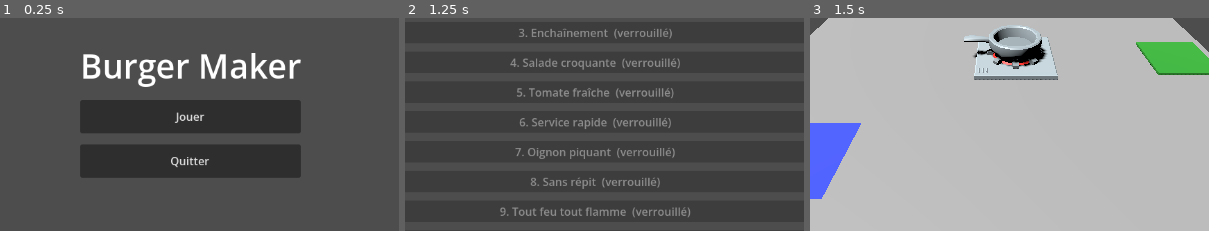
Above: before the commit, frames 1-3 (left to right).
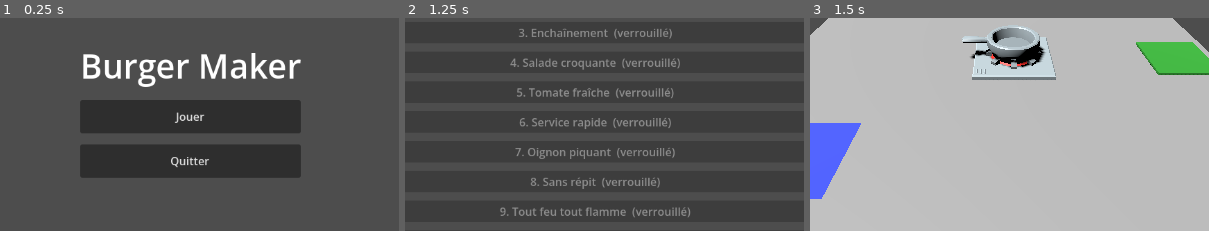
Above: after the commit, the same moments.

Repository: arthur-mdn/Godot-Burger-Maker
Game: Godot game, scene res://Scenes/MainMenu.tscn
The game is run twice, just before and just after one commit, with the same random seed, the same clock (stepped at 60 frames per second) and the same inputs.
Inputs:
- Up to frame 1 (0.25 s): no input
- Up to frame 2 (1.25 s): click "Jouer" at 0.5 s
- Up to frame 3 (1.5 s): click "1. Premier flip" at 1.25 s
The pictures show only the part of the screen within x 26-76%, y 31-81%; the shares and areas given below are measured in that part.

Frames 1-2 are identical in both runs. In frame 3, 1.1% of the frame differs, in the area x 38-63%, y 3-30%.

Commit message:
Move cooking stations

Diff:
--- a/Scenes/main.tscn
+++ b/Scenes/main.tscn
@@ -8,11 +8,29 @@
 [ext_resource type="Script" uid="uid://c78nbccfty34y" path="res://Scripts/order_manager.gd" id="7_6bp64"]
 [ext_resource type="PackedScene" uid="uid://c2cnq2dxoljcq" path="res://Scenes/CuttingBoard.tscn" id="7_cb"]
 [ext_resource type="PackedScene" uid="uid://dyiu5aj8yyv8d" path="res://Scenes/ServingStation.tscn" id="8_344ge"]
-[ext_resource type="Texture2D" path="res://Assets/UI/icon_star.svg" id="9_star"]
-[ext_resource type="Texture2D" path="res://Assets/UI/icon_check.svg" id="10_check"]
-[ext_resource type="Texture2D" path="res://Assets/UI/icon_cross.svg" id="11_cross"]
-[ext_resource type="Texture2D" path="res://Assets/UI/icon_timer.svg" id="12_timer"]
-[ext_resource type="FontFile" path="res://Assets/Fonts/Nunito-ExtraBold.woff" id="13_font"]
+[ext_resource type="Texture2D" uid="uid://c7p7xxvi0fpn0" path="res://Assets/UI/icon_star.svg" id="9_star"]
+[ext_resource type="Texture2D" uid="uid://te77qiabjyht" path="res://Assets/UI/icon_check.svg" id="10_check"]
+[ext_resource type="Texture2D" uid="uid://pd6qodfaoxqy" path="res://Assets/UI/icon_cross.svg" id="11_cross"]
+[ext_resource type="Texture2D" uid="uid://buuuludl0trbt" path="res://Assets/UI/icon_timer.svg" id="12_timer"]
+[ext_resource type="FontFile" uid="uid://bciv5pntstqb2" path="res://Assets/Fonts/Nunito-ExtraBold.woff" id="13_font"]
+
+[sub_resource type="PlaneMesh" id="PlaneMesh_7u77a"]
+size = Vector2(10, 10)
+
+[sub_resource type="StyleBoxFlat" id="StyleBoxFlat_timer"]
+bg_color = Color(0.06, 0.06, 0.08, 0.95)
+border_width_left = 3
+border_width_top = 3
+border_width_right = 3
+border_width_bottom = 3
+border_color = Color(0.353, 0.667, 1, 1)
+corner_radius_top_left = 16
+corner_radius_top_right = 16
+corner_radius_bottom_right = 16
+corner_radius_bottom_left = 16
+shadow_color = Color(0, 0, 0, 0.4)
+shadow_size = 6
+shadow_offset = Vector2(0, 3)
 
 [sub_resource type="FontVariation" id="Font_title"]
 base_font = ExtResource("13_font")
@@ -65,24 +83,6 @@
 shadow_size = 6
 shadow_offset = Vector2(0, 3)
 
-[sub_resource type="StyleBoxFlat" id="StyleBoxFlat_timer"]
-bg_color = Color(0.06, 0.06, 0.08, 0.95)
-border_width_left = 3
-border_width_top = 3
-border_width_right = 3
-border_width_bottom = 3
-border_color = Color(0.353, 0.667, 1, 1)
-corner_radius_top_left = 16
-corner_radius_top_right = 16
-corner_radius_bottom_right = 16
-corner_radius_bottom_left = 16
-shadow_color = Color(0, 0, 0, 0.4)
-shadow_size = 6
-shadow_offset = Vector2(0, 3)
-
-[sub_resource type="PlaneMesh" id="PlaneMesh_7u77a"]
-size = Vector2(10, 10)
-
 [node name="Main" type="Node3D" unique_id=1795970554]
 script = ExtResource("1_bo1nx")
 
@@ -126,10 +126,10 @@
 item_type = 5
 
 [node name="Cooking_1" parent="World/Stations" unique_id=342943021 instance=ExtResource("4_jjvhh")]
-transform = Transform3D(1, 0, 0, 0, 1, 0, 0, 0, 1, 0.04156208, 0, -0.32542658)
+transform = Transform3D(1, 0, 0, 0, 1, 0, 0, 0, 1, 0.066, 0, -0.2860828)
 
 [node name="Cooking_2" parent="World/Stations" unique_id=1783589009 instance=ExtResource("4_jjvhh")]
-transform = Transform3D(1, 0, 0, 0, 1, 0, 0, 0, 1, 0.06577778, 0, -1.9006033)
+transform = Transform3D(1, 0, 0, 0, 1, 0, 0, 0, 1, 0.06577778, 0, -2.030158)
 
 [node name="Cutting_1" parent="World/Stations" unique_id=1178119326 instance=ExtResource("7_cb")]
 transform = Transform3D(1, 0, 0, 0, 1, 0, 0, 0, 1, 0, 0, 3.3990796)
@@ -173,7 +173,7 @@
 scroll_active = false
 autowrap_mode = 0
 
-[node name="TimerCard" type="PanelContainer" parent="CanvasLayer"]
+[node name="TimerCard" type="PanelContainer" parent="CanvasLayer" unique_id=402300884]
 anchors_preset = 5
 anchor_left = 0.5
 anchor_right = 0.5
@@ -184,30 +184,30 @@
 grow_horizontal = 2
 theme_override_styles/panel = SubResource("StyleBoxFlat_timer")
 
-[node name="Margin" type="MarginContainer" parent="CanvasLayer/TimerCard"]
+[node name="Margin" type="MarginContainer" parent="CanvasLayer/TimerCard" unique_id=621004282]
 layout_mode = 2
 theme_override_constants/margin_left = 14
 theme_override_constants/margin_top = 10
 theme_override_constants/margin_right = 14
 theme_override_constants/margin_bottom = 10
 
-[node name="Content" type="VBoxContainer" parent="CanvasLayer/TimerCard/Margin"]
+[node name="Content" type="VBoxContainer" parent="CanvasLayer/TimerCard/Margin" unique_id=1229388971]
 layout_mode = 2
 theme_override_constants/separation = 4
 
-[node name="Header" type="HBoxContainer" parent="CanvasLayer/TimerCard/Margin/Content"]
-layout_mode = 2
+[node name="Header" type="HBoxContainer" parent="CanvasLayer/TimerCard/Margin/Content" unique_id=243714519]
+layout_mode = 2
+theme_override_constants/separation = 6
 alignment = 1
-theme_override_constants/separation = 6
-
-[node name="Icon" type="TextureRect" parent="CanvasLayer/TimerCard/Margin/Content/Header"]
+
+[node name="Icon" type="TextureRect" parent="CanvasLayer/TimerCard/Margin/Content/Header" unique_id=616306272]
 custom_minimum_size = Vector2(20, 20)
 layout_mode = 2
 texture = ExtResource("12_timer")
 expand_mode = 1
 stretch_mode = 5
 
-[node name="Title" type="Label" parent="CanvasLayer/TimerCard/Margin/Content/Header"]
+[node name="Title" type="Label" parent="CanvasLayer/TimerCard/Margin/Content/Header" unique_id=195569180]
 layout_mode = 2
 theme_override_colors/font_color = Color(0.353, 0.667, 1, 1)
 theme_override_fonts/font = SubResource("Font_title")
@@ -215,7 +215,7 @@
 text = "TEMPS RESTANT"
 vertical_alignment = 1
 
-[node name="Value" type="Label" parent="CanvasLayer/TimerCard/Margin/Content"]
+[node name="Value" type="Label" parent="CanvasLayer/TimerCard/Margin/Content" unique_id=944404638]
 layout_mode = 2
 theme_override_colors/font_color = Color(1, 1, 1, 1)
 theme_override_fonts/font = SubResource("Font_value")
@@ -223,7 +223,7 @@
 text = "02:00"
 horizontal_alignment = 1
 
-[node name="GameHUD" type="VBoxContainer" parent="CanvasLayer"]
+[node name="GameHUD" type="VBoxContainer" parent="CanvasLayer" unique_id=1506379]
 anchors_preset = 1
 anchor_left = 1.0
 anchor_right = 1.0
@@ -233,34 +233,34 @@
 grow_horizontal = 0
 theme_override_constants/separation = 10
 
-[node name="ScoreCard" type="PanelContainer" parent="CanvasLayer/GameHUD"]
+[node name="ScoreCard" type="PanelContainer" parent="CanvasLayer/GameHUD" unique_id=2037760708]
 custom_minimum_size = Vector2(200, 0)
 layout_mode = 2
 theme_override_styles/panel = SubResource("StyleBoxFlat_score")
 
-[node name="Margin" type="MarginContainer" parent="CanvasLayer/GameHUD/ScoreCard"]
+[node name="Margin" type="MarginContainer" parent="CanvasLayer/GameHUD/ScoreCard" unique_id=112850167]
 layout_mode = 2
 theme_override_constants/margin_left = 14
 theme_override_constants/margin_top = 10
 theme_override_constants/margin_right = 14
 theme_override_constants/margin_bottom = 10
 
-[node name="Content" type="VBoxContainer" parent="CanvasLayer/GameHUD/ScoreCard/Margin"]
+[node name="Content" type="VBoxContainer" parent="CanvasLayer/GameHUD/ScoreCard/Margin" unique_id=1596741197]
 layout_mode = 2
 theme_override_constants/separation = 4
 
-[node name="Header" type="HBoxContainer" parent="CanvasLayer/GameHUD/ScoreCard/Margin/Content"]
+[node name="Header" type="HBoxContainer" parent="CanvasLayer/GameHUD/ScoreCard/Margin/Content" unique_id=2051558694]
 layout_mode = 2
 theme_override_constants/separation = 6
 
-[node name="Icon" type="TextureRect" parent="CanvasLayer/GameHUD/ScoreCard/Margin/Content/Header"]
+[node name="Icon" type="TextureRect" parent="CanvasLayer/GameHUD/ScoreCard/Margin/Content/Header" unique_id=1140238694]
 custom_minimum_size = Vector2(20, 20)
 layout_mode = 2
 texture = ExtResource("9_star")
 expand_mode = 1
 stretch_mode = 5
 
-[node name="Title" type="Label" parent="CanvasLayer/GameHUD/ScoreCard/Margin/Content/Header"]
+[node name="Title" type="Label" parent="CanvasLayer/GameHUD/ScoreCard/Margin/Content/Header" unique_id=953600844]
 layout_mode = 2
 theme_override_colors/font_color = Color(1, 0.851, 0.239, 1)
 theme_override_fonts/font = SubResource("Font_title")
@@ -268,7 +268,7 @@
 text = "SCORE"
 vertical_alignment = 1
 
-[node name="Value" type="Label" parent="CanvasLayer/GameHUD/ScoreCard/Margin/Content"]
+[node name="Value" type="Label" parent="CanvasLayer/GameHUD/ScoreCard/Margin/Content" unique_id=1964121916]
 layout_mode = 2
 theme_override_colors/font_color = Color(1, 1, 1, 1)
 theme_override_fonts/font = SubResource("Font_value")
@@ -276,34 +276,34 @@
 text = "0"
 horizontal_alignment = 1
 
-[node name="SuccessCard" type="PanelContainer" parent="CanvasLayer/GameHUD"]
+[node name="SuccessCard" type="PanelContainer" parent="CanvasLayer/GameHUD" unique_id=1531729567]
 custom_minimum_size = Vector2(200, 0)
 layout_mode = 2
 theme_override_styles/panel = SubResource("StyleBoxFlat_success")
 
-[node name="Margin" type="MarginContainer" parent="CanvasLayer/GameHUD/SuccessCard"]
+[node name="Margin" type="MarginContainer" parent="CanvasLayer/GameHUD/SuccessCard" unique_id=874263334]
 layout_mode = 2
 theme_override_constants/margin_left = 14
 theme_override_constants/margin_top = 10
 theme_override_constants/margin_right = 14
 theme_override_constants/margin_bottom = 10
 
-[node name="Content" type="VBoxContainer" parent="CanvasLayer/GameHUD/SuccessCard/Margin"]
+[node name="Content" type="VBoxContainer" parent="CanvasLayer/GameHUD/SuccessCard/Margin" unique_id=2118069246]
 layout_mode = 2
 theme_override_constants/separation = 4
 
-[node name="Header" type="HBoxContainer" parent="CanvasLayer/GameHUD/SuccessCard/Margin/Content"]
+[node name="Header" type="HBoxContainer" parent="CanvasLayer/GameHUD/SuccessCard/Margin/Content" unique_id=382978577]
 layout_mode = 2
 theme_override_constants/separation = 6
 
-[node name="Icon" type="TextureRect" parent="CanvasLayer/GameHUD/SuccessCard/Margin/Content/Header"]
+[node name="Icon" type="TextureRect" parent="CanvasLayer/GameHUD/SuccessCard/Margin/Content/Header" unique_id=1146523142]
 custom_minimum_size = Vector2(20, 20)
 layout_mode = 2
 texture = ExtResource("10_check")
 expand_mode = 1
 stretch_mode = 5
 
-[node name="Title" type="Label" parent="CanvasLayer/GameHUD/SuccessCard/Margin/Content/Header"]
+[node name="Title" type="Label" parent="CanvasLayer/GameHUD/SuccessCard/Margin/Content/Header" unique_id=1902378116]
 layout_mode = 2
 theme_override_colors/font_color = Color(0.42, 0.796, 0.467, 1)
 theme_override_fonts/font = SubResource("Font_title")
@@ -311,7 +311,7 @@
 text = "RÉUSSITES"
 vertical_alignment = 1
 
-[node name="Value" type="Label" parent="CanvasLayer/GameHUD/SuccessCard/Margin/Content"]
+[node name="Value" type="Label" parent="CanvasLayer/GameHUD/SuccessCard/Margin/Content" unique_id=1694154257]
 layout_mode = 2
 theme_override_colors/font_color = Color(1, 1, 1, 1)
 theme_override_fonts/font = SubResource("Font_value")
@@ -319,41 +319,41 @@
 text = "0"
 horizontal_alignment = 1
 
-[node name="Hint" type="Label" parent="CanvasLayer/GameHUD/SuccessCard/Margin/Content"]
+[node name="Hint" type="Label" parent="CanvasLayer/GameHUD/SuccessCard/Margin/Content" unique_id=1056804093]
 layout_mode = 2
 theme_override_colors/font_color = Color(0.55, 0.55, 0.6, 1)
 theme_override_font_sizes/font_size = 10
 text = "Objectif à atteindre"
 horizontal_alignment = 1
 
-[node name="FailCard" type="PanelContainer" parent="CanvasLayer/GameHUD"]
+[node name="FailCard" type="PanelContainer" parent="CanvasLayer/GameHUD" unique_id=1277078288]
 custom_minimum_size = Vector2(200, 0)
 layout_mode = 2
 theme_override_styles/panel = SubResource("StyleBoxFlat_fail")
 
-[node name="Margin" type="MarginContainer" parent="CanvasLayer/GameHUD/FailCard"]
+[node name="Margin" type="MarginContainer" parent="CanvasLayer/GameHUD/FailCard" unique_id=2124110592]
 layout_mode = 2
 theme_override_constants/margin_left = 14
 theme_override_constants/margin_top = 10
 theme_override_constants/margin_right = 14
 theme_override_constants/margin_bottom = 10
 
-[node name="Content" type="VBoxContainer" parent="CanvasLayer/GameHUD/FailCard/Margin"]
+[node name="Content" type="VBoxContainer" parent="CanvasLayer/GameHUD/FailCard/Margin" unique_id=883719043]
 layout_mode = 2
 theme_override_constants/separation = 4
 
-[node name="Header" type="HBoxContainer" parent="CanvasLayer/GameHUD/FailCard/Margin/Content"]
+[node name="Header" type="HBoxContainer" parent="CanvasLayer/GameHUD/FailCard/Margin/Content" unique_id=1841051811]
 layout_mode = 2
 theme_override_constants/separation = 6
 
-[node name="Icon" type="TextureRect" parent="CanvasLayer/GameHUD/FailCard/Margin/Content/Header"]
+[node name="Icon" type="TextureRect" parent="CanvasLayer/GameHUD/FailCard/Margin/Content/Header" unique_id=166866961]
 custom_minimum_size = Vector2(20, 20)
 layout_mode = 2
 texture = ExtResource("11_cross")
 expand_mode = 1
 stretch_mode = 5
 
-[node name="Title" type="Label" parent="CanvasLayer/GameHUD/FailCard/Margin/Content/Header"]
+[node name="Title" type="Label" parent="CanvasLayer/GameHUD/FailCard/Margin/Content/Header" unique_id=845896080]
 layout_mode = 2
 theme_override_colors/font_color = Color(1, 0.42, 0.42, 1)
 theme_override_fonts/font = SubResource("Font_title")
@@ -361,7 +361,7 @@
 text = "ERREURS"
 vertical_alignment = 1
 
-[node name="Value" type="Label" parent="CanvasLayer/GameHUD/FailCard/Margin/Content"]
+[node name="Value" type="Label" parent="CanvasLayer/GameHUD/FailCard/Margin/Content" unique_id=1853536512]
 layout_mode = 2
 theme_override_colors/font_color = Color(1, 1, 1, 1)
 theme_override_fonts/font = SubResource("Font_value")
@@ -369,14 +369,14 @@
 text = "0"
 horizontal_alignment = 1
 
-[node name="Hint" type="Label" parent="CanvasLayer/GameHUD/FailCard/Margin/Content"]
+[node name="Hint" type="Label" parent="CanvasLayer/GameHUD/FailCard/Margin/Content" unique_id=501148967]
 layout_mode = 2
 theme_override_colors/font_color = Color(0.55, 0.55, 0.6, 1)
 theme_override_font_sizes/font_size = 10
 text = "Trop d'erreurs = défaite"
 horizontal_alignment = 1
 
-[node name="LevelEndPopup" type="PanelContainer" parent="CanvasLayer"]
+[node name="LevelEndPopup" type="PanelContainer" parent="CanvasLayer" unique_id=151944228]
 visible = false
 anchors_preset = 8
 anchor_left = 0.5
@@ -390,44 +390,44 @@
 grow_horizontal = 2
 grow_vertical = 2
 
-[node name="Panel" type="PanelContainer" parent="CanvasLayer/LevelEndPopup"]
-layout_mode = 2
-
-[node name="MarginContainer" type="MarginContainer" parent="CanvasLayer/LevelEndPopup/Panel"]
+[node name="Panel" type="PanelContainer" parent="CanvasLayer/LevelEndPopup" unique_id=1684137739]
+layout_mode = 2
+
+[node name="MarginContainer" type="MarginContainer" parent="CanvasLayer/LevelEndPopup/Panel" unique_id=2037114898]
 layout_mode = 2
 theme_override_constants/margin_left = 24
 theme_override_constants/margin_top = 24
 theme_override_constants/margin_right = 24
 theme_override_constants/margin_bottom = 24
 
-[node name="VBoxContainer" type="VBoxContainer" parent="CanvasLayer/LevelEndPopup/Panel/MarginContainer"]
+[node name="VBoxContainer" type="VBoxContainer" parent="CanvasLayer/LevelEndPopup/Panel/MarginContainer" unique_id=1177379658]
 layout_mode = 2
 theme_override_constants/separation = 16
 
-[node name="TitleLabel" type="Label" parent="CanvasLayer/LevelEndPopup/Panel/MarginContainer/VBoxContainer"]
+[node name="TitleLabel" type="Label" parent="CanvasLayer/LevelEndPopup/Panel/MarginContainer/VBoxContainer" unique_id=585196830]
 layout_mode = 2
 theme_override_font_sizes/font_size = 24
 text = "Niveau terminé"
 horizontal_alignment = 1
 
-[node name="ScoreLabel" type="Label" parent="CanvasLayer/LevelEndPopup/Panel/MarginContainer/VBoxContainer"]
+[node name="ScoreLabel" type="Label" parent="CanvasLayer/LevelEndPopup/Panel/MarginContainer/VBoxContainer" unique_id=1301909647]
 layout_mode = 2
 text = "Score : 0"
 horizontal_alignment = 1
 
-[node name="Buttons" type="HBoxContainer" parent="CanvasLayer/LevelEndPopup/Panel/MarginContainer/VBoxContainer"]
-layout_mode = 2
+[node name="Buttons" type="HBoxContainer" parent="CanvasLayer/LevelEndPopup/Panel/MarginContainer/VBoxContainer" unique_id=56626462]
+layout_mode = 2
+theme_override_constants/separation = 12
 alignment = 1
-theme_override_constants/separation = 12
-
-[node name="RetryButton" type="Button" parent="CanvasLayer/LevelEndPopup/Panel/MarginContainer/VBoxContainer/Buttons"]
+
+[node name="RetryButton" type="Button" parent="CanvasLayer/LevelEndPopup/Panel/MarginContainer/VBoxContainer/Buttons" unique_id=1603672386]
 layout_mode = 2
 text = "Réessayer"
 
-[node name="NextButton" type="Button" parent="CanvasLayer/LevelEndPopup/Panel/MarginContainer/VBoxContainer/Buttons"]
+[node name="NextButton" type="Button" parent="CanvasLayer/LevelEndPopup/Panel/MarginContainer/VBoxContainer/Buttons" unique_id=1228112624]
 layout_mode = 2
 text = "Suivant"
 
-[node name="MenuButton" type="Button" parent="CanvasLayer/LevelEndPopup/Panel/MarginContainer/VBoxContainer/Buttons"]
+[node name="MenuButton" type="Button" parent="CanvasLayer/LevelEndPopup/Panel/MarginContainer/VBoxContainer/Buttons" unique_id=178951057]
 layout_mode = 2
 text = "Menu"
